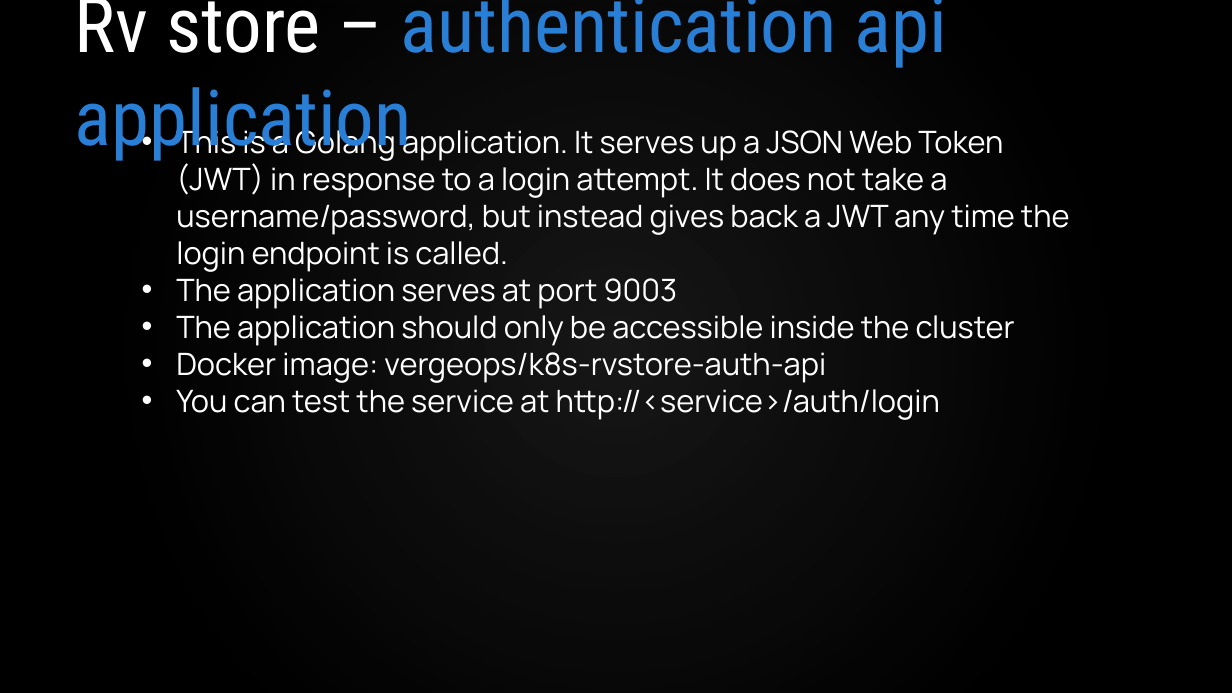
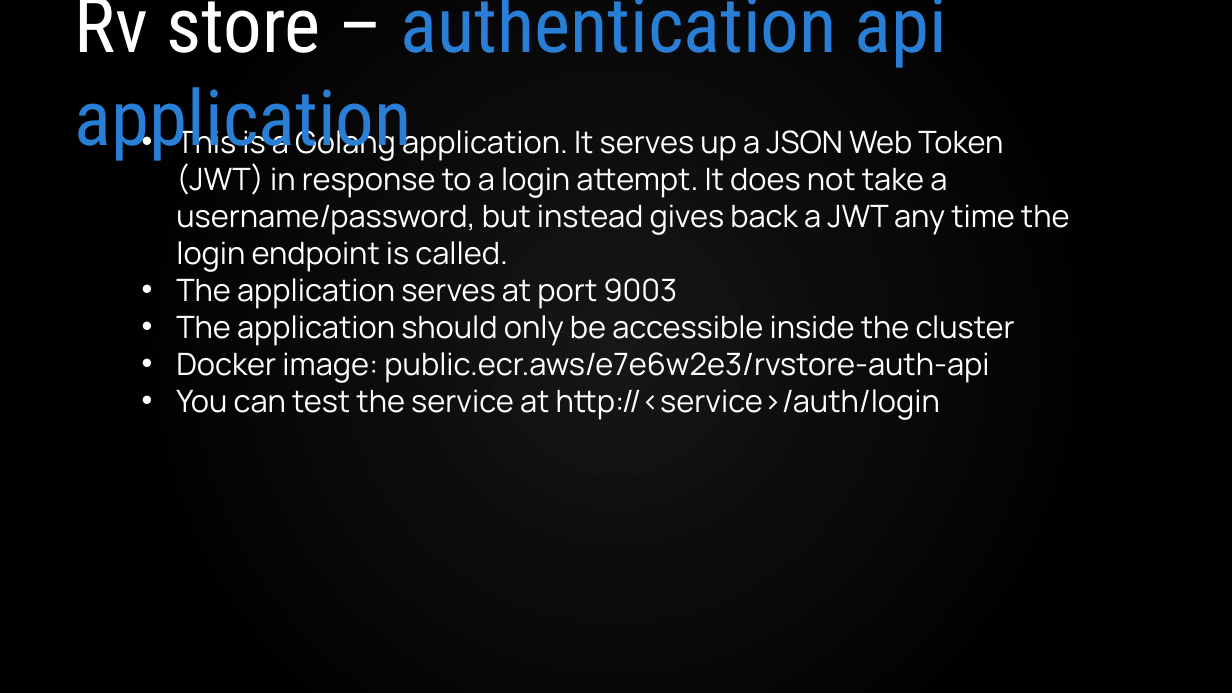
Before and after one commit to VergeOps/k8s-rvstore, a slide deck: slide 11 of rvstore_hackathon/K8s-RV Store Hackathon.pptx. Drawn at 1232x693 pixels with LibreOffice and Linux fonts; fonts in the diff are those of the drawing; background and template pictures are left out. Boxes give left, top, right and bottom in pixels: in the first picture for what was removed or moved away, otherwise in the second. Text is boxed around its words. In the diff, an @@ line names an element or a change of style, - is before the commit and + after.

Commit message:
Updated images to use AWS ECR Public

```diff
--- a/rvstore_hackathon/K8s-RV Store Hackathon.pptx
+++ b/rvstore_hackathon/K8s-RV Store Hackathon.pptx
@@ text at bbox=[176, 352, 989, 383]: text changed @@
-• Docker image: vergeops/k8s-rvstore-auth-api
+• Docker image: public.ecr.aws/e7e6w2e3/rvstore-auth-api
```
Also in this commit, not shown: 6 other slides changed, 5 other files.
